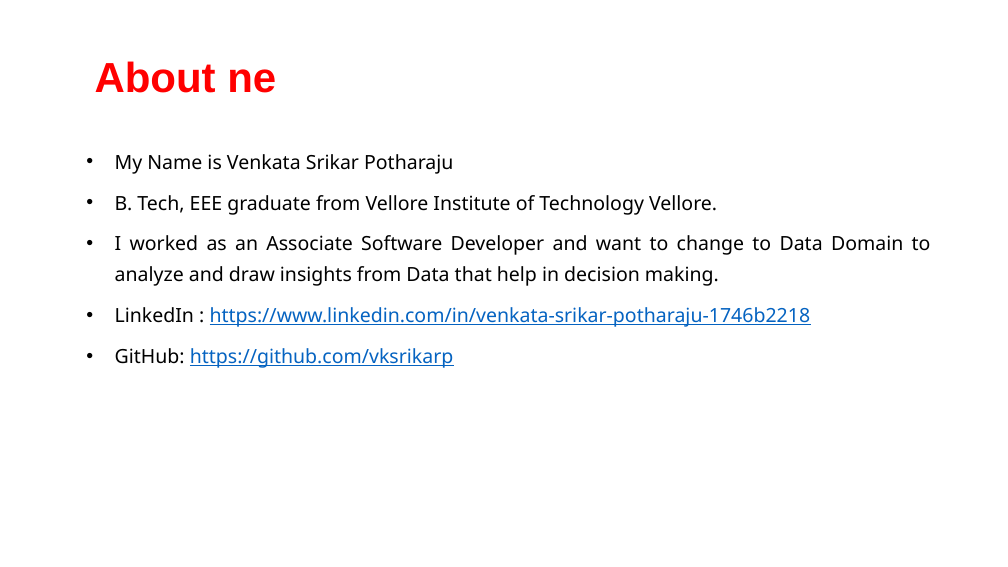
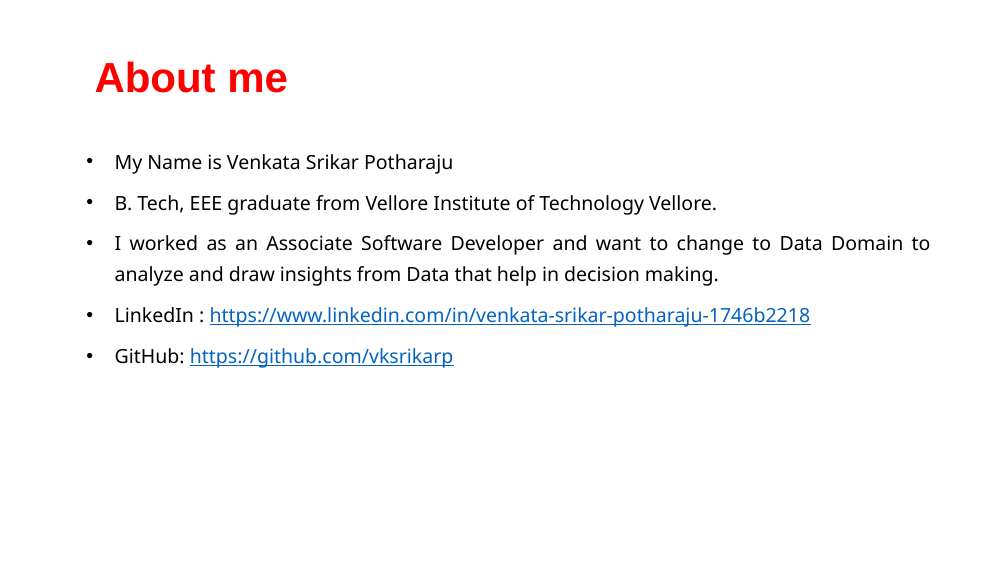
Before and after one commit to vksrikarp/World-Wide-Energy-Consumption-Analysis-, a slide deck: slide 2 of SQL WORLD ENERGY ANALYSIS.pptx. Drawn at 1008x567 pixels with LibreOffice and Linux fonts; fonts in the diff are those of the drawing; background and template pictures are left out. Boxes give left, top, right and bottom in pixels: in the first picture for what was removed or moved away, otherwise in the second. Text is boxed around its words. In the diff, an @@ line names an element or a change of style, - is before the commit and + after.

```diff
--- a/SQL WORLD ENERGY ANALYSIS.pptx
+++ b/SQL WORLD ENERGY ANALYSIS.pptx
@@ title at [95,61,288,93]: text changed @@
-About ne
+About me
```
Also in this commit, not shown: 1 other slide changed.
